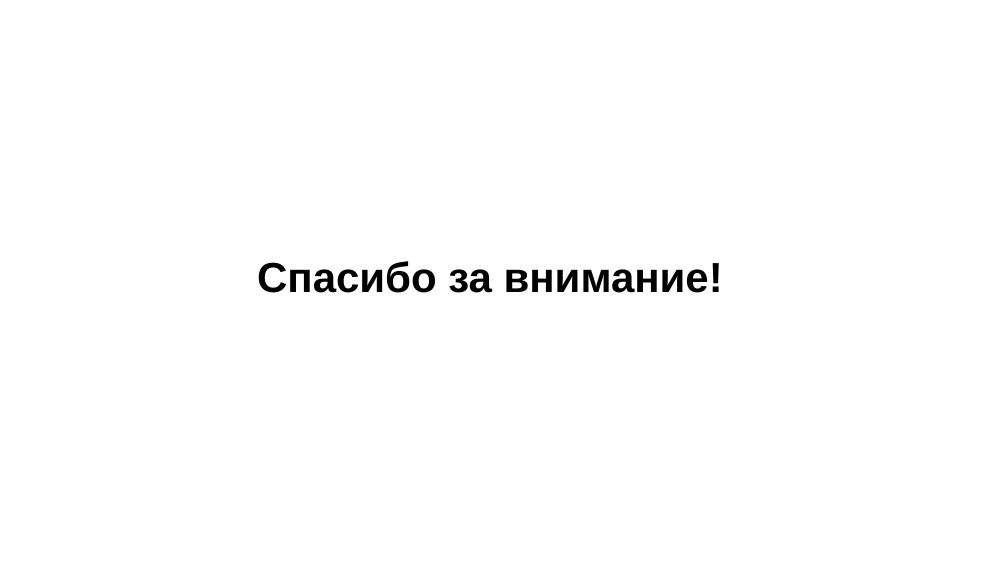
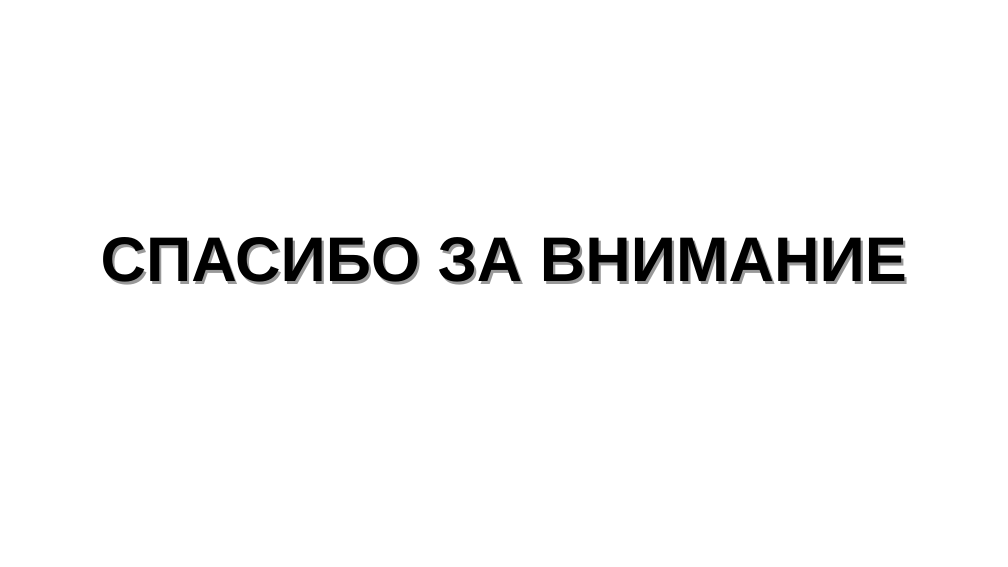
Before and after one commit to AusaSwart/Diploma_documentation, a slide deck: slide 11 of Disk/Презентация.pps (slide 14 before the commit). Drawn at 1008x567 pixels with LibreOffice and Linux fonts; fonts in the diff are those of the drawing. Boxes give left, top, right and bottom in pixels: in the first picture for what was removed or moved away, otherwise in the second. Text is boxed around its words. In the diff, an @@ line names an element or a change of style, - is before the commit and + after.

```diff
--- a/Disk/Презентация.pps
+++ b/Disk/Презентация.pps
@@ title at (101,237,907,285): text changed; size 40 to 60 pt @@
-Спасибо за внимание!
+СПАСИБО ЗА ВНИМАНИЕ
```
Also in this commit, not shown: 1 other slide changed, 9 slides added, 12 slides removed, 8 other files.
